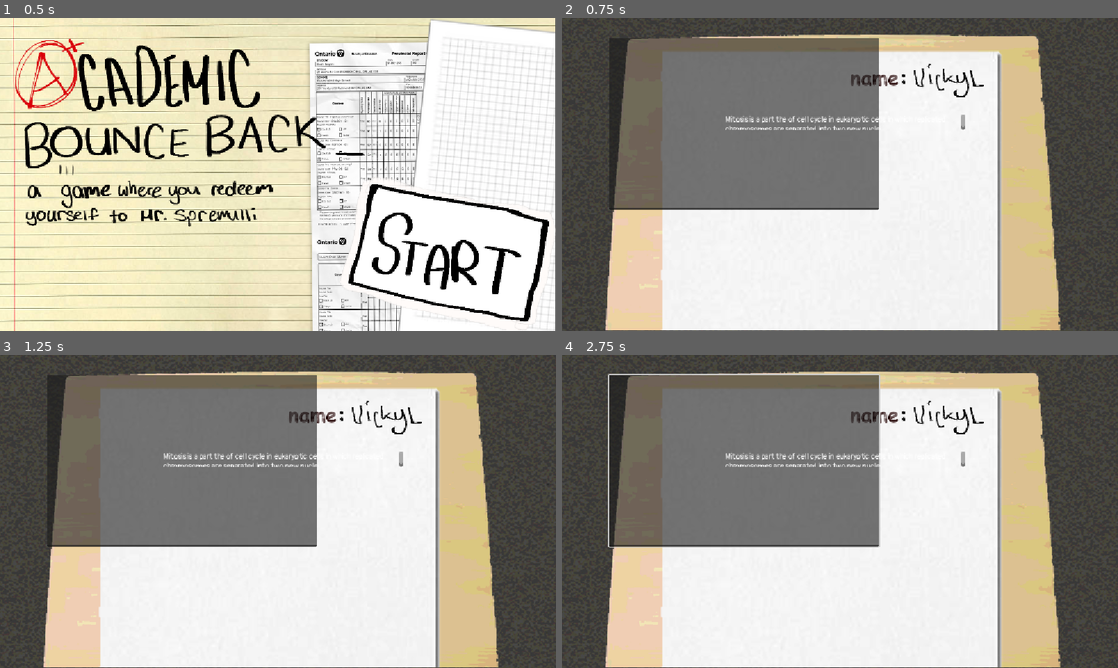
Above: before the commit, frames 1-4 (two rows, left to right).
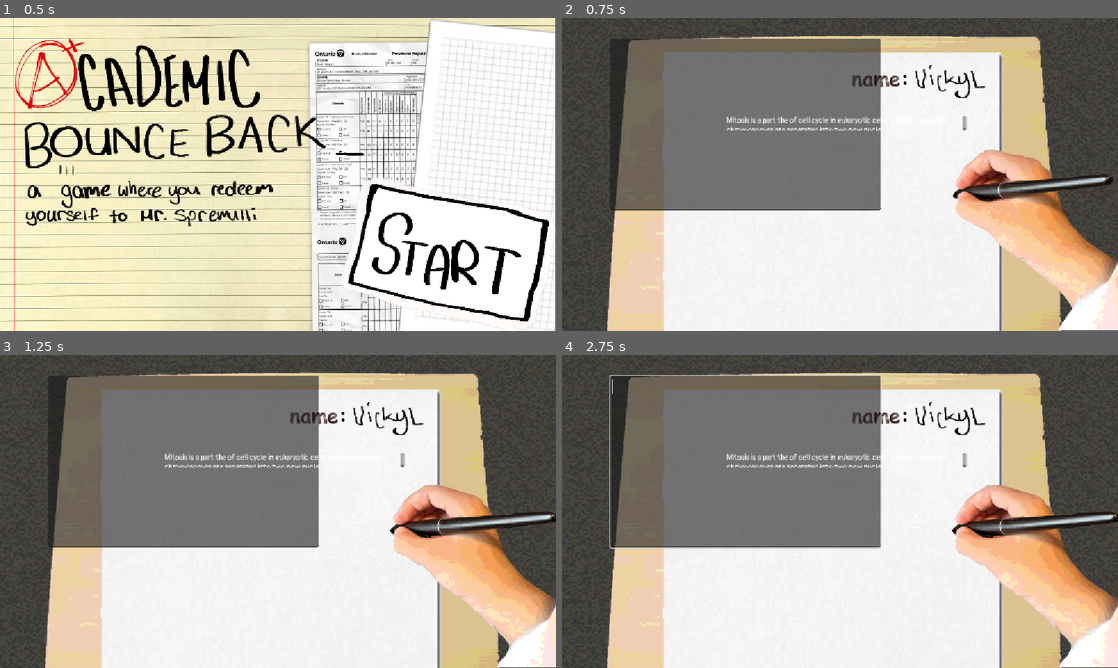
Above: after the commit, the same moments.

Repository: Vick-St3r/haven-keyboard
Game: Godot game, scene res://scenes/background.tscn
Two runs of this game, one before a commit and one after it. Both use one fixed random seed, a clock stepped at 60 frames per second and the inputs below. This scene is started directly instead of the project's main scene.
Inputs (mouse positions are in pixels of both pictures, inside the frame that each line leads up to):
- Up to frame 1 (0.5 s): no input
- Up to frame 2 (0.75 s): tap Enter at 0.5 s; move the mouse to (1012, 252) at 0.52 s; click (1012, 252) at 0.67 s
- Up to frame 3 (1.25 s): no input
- Up to frame 4 (2.75 s): click (745, 461) at 1.27 s; type "Alex" at 1.35 s; move the mouse to (728, 527) at 2.02 s; click (728, 527) at 2.17 s

Frame 1 is identical in both runs. In frame 2, 13% of the frame differs, in the area x 1-100%, y 5-100%; in frame 3, 13%; in frame 4, 13%.

Commit message:
poop

Diff:
--- a/scenes/main_game.tscn
+++ b/scenes/main_game.tscn
@@ -5,6 +5,26 @@
 [ext_resource type="FontFile" uid="uid://lsxuyc7dq7r5" path="res://assets/font/Pangolin-Regular.ttf" id="2_72e8q"]
 [ext_resource type="Texture2D" uid="uid://kpj48414w7s0" path="res://assets/maingame/topofdesk.png" id="3_ipu61"]
 [ext_resource type="PackedScene" uid="uid://dyhusmoefy2au" path="res://scenes/camerashake.tscn" id="5_ipu61"]
+[ext_resource type="Texture2D" uid="uid://71xhl7ul8is4" path="res://assets/hand/handframe1.png" id="5_wi4c7"]
+[ext_resource type="Texture2D" uid="uid://drubkmm0fqx7o" path="res://assets/hand/handframe2.png" id="6_70vka"]
+[ext_resource type="Texture2D" uid="uid://cveluhx3ch4iu" path="res://assets/hand/handframe3.png" id="7_2l77h"]
+
+[sub_resource type="SpriteFrames" id="SpriteFrames_xrivr"]
+animations = [{
+"frames": [{
+"duration": 1.0,
+"texture": ExtResource("5_wi4c7")
+}, {
+"duration": 1.0,
+"texture": ExtResource("6_70vka")
+}, {
+"duration": 1.0,
+"texture": ExtResource("7_2l77h")
+}],
+"loop": 1,
+"name": &"hand",
+"speed": 4.0
+}]
 
 [node name="main game" type="Node" unique_id=224379156]
 script = ExtResource("1_s3esy")
@@ -39,7 +59,13 @@
 theme_override_fonts/normal_font = ExtResource("2_72e8q")
 bbcode_enabled = true
 
-[node name="Camera2D" parent="." unique_id=306515462 instance=ExtResource("5_ipu61")]
-position = Vector2(579, 326)
+
+[node name="hand" type="AnimatedSprite2D" parent="." unique_id=806426322]
+position = Vector2(979, 458)
+sprite_frames = SubResource("SpriteFrames_xrivr")
+animation = &"hand"
+autoplay = "hand"
+frame = 2
+frame_progress = 0.84375477
 
 [connection signal="text_changed" from="TextEdit" to="." method="_on_text_edit_text_changed"]
--- a/scripts/background.gd
+++ b/scripts/background.gd
@@ -5,9 +5,9 @@
 # Called when the node enters the scene tree for the first time.
 func _ready() -> void:
 	var tween = create_tween().set_loops()
-	tween.tween_interval(1.0)
+	tween.tween_interval(0.6)
 	tween.tween_callback(func(): mouse.visible = false)
-	tween.tween_interval(1.0)
+	tween.tween_interval(0.8)
 	tween.tween_callback(func(): mouse.visible = true)
 
 # Called every frame. 'delta' is the elapsed time since the previous frame.
Binary file added: assets/hand/handframe1.png
Not shown, added: assets/hand/handframe1.png.import
Binary file added: assets/hand/handframe2.png
Not shown, added: assets/hand/handframe2.png.import
Binary file added: assets/hand/handframe3.png
Not shown, added: assets/hand/handframe3.png.import
